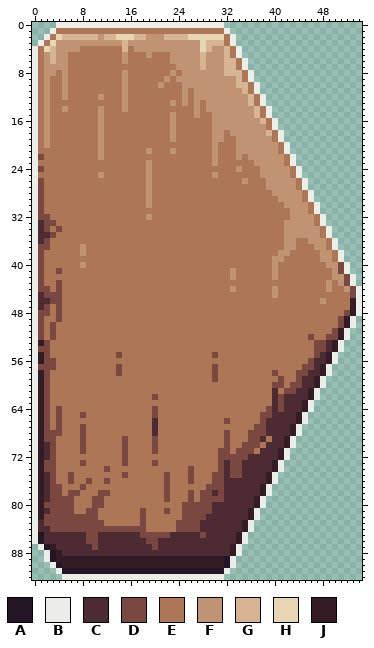
Edited in one commit: sprite sheet (res/nav_toggle.png). That is the earlier state.
The file is 55x93 pixels.
Palette (. is transparent): A #241527  B #ebede9  C #4d2b32  D #7a4841  E #ad7757  F #c09473  G #d7b594  H #e7d5b3  J #341c27
Now the later version:
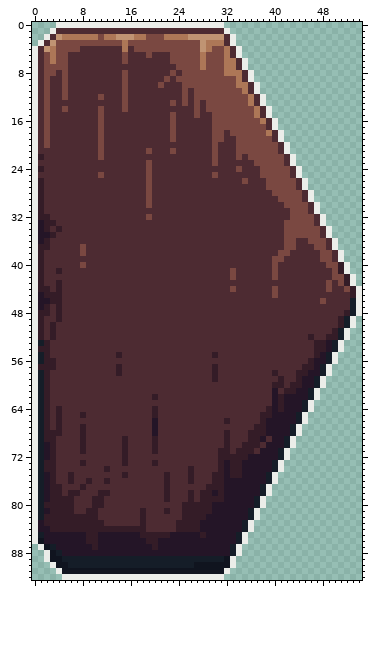
Edits made:
@@ palette @@
-A #241527
+A #10141f
-C #4d2b32
+C #241527
-D #7a4841
+D #341c27
-E #ad7757
+E #4d2b32
-F #c09473
+F #7a4841
-G #d7b594
+G #ad7757
-H #e7d5b3
+H #c09473
-J #341c27
+J #151d28
@@ x 0..3 @@
 84 BCCD
-85 BACC
+85 BJCC
 86 BACC
@@ x 2..33 @@
 88 BAJCCCCCCCCCCCCCCCCCCCCCCCCCCCCJ
-89 BAJJJJJJJJJJJJJJJJJJJJJJJJJJJJAB
-90 .BAJJJJJJJJJJJJJJJJJJJJJJJJJJJAB
+89 BAAJJJJJJJJJJJJJJJJJJJJJJJJJJJAB
+90 .BAAJJJJJJJJJJJJJJJJJJJJJAAAAAAB
 91 ..BAAAAAAAAAAAAAAAAAAAAAAAAAAAB.
Boxes around the changes in both pictures, in picture pixels (x1, y1, x2, y2):
changed: (38, 28, 356, 574)
